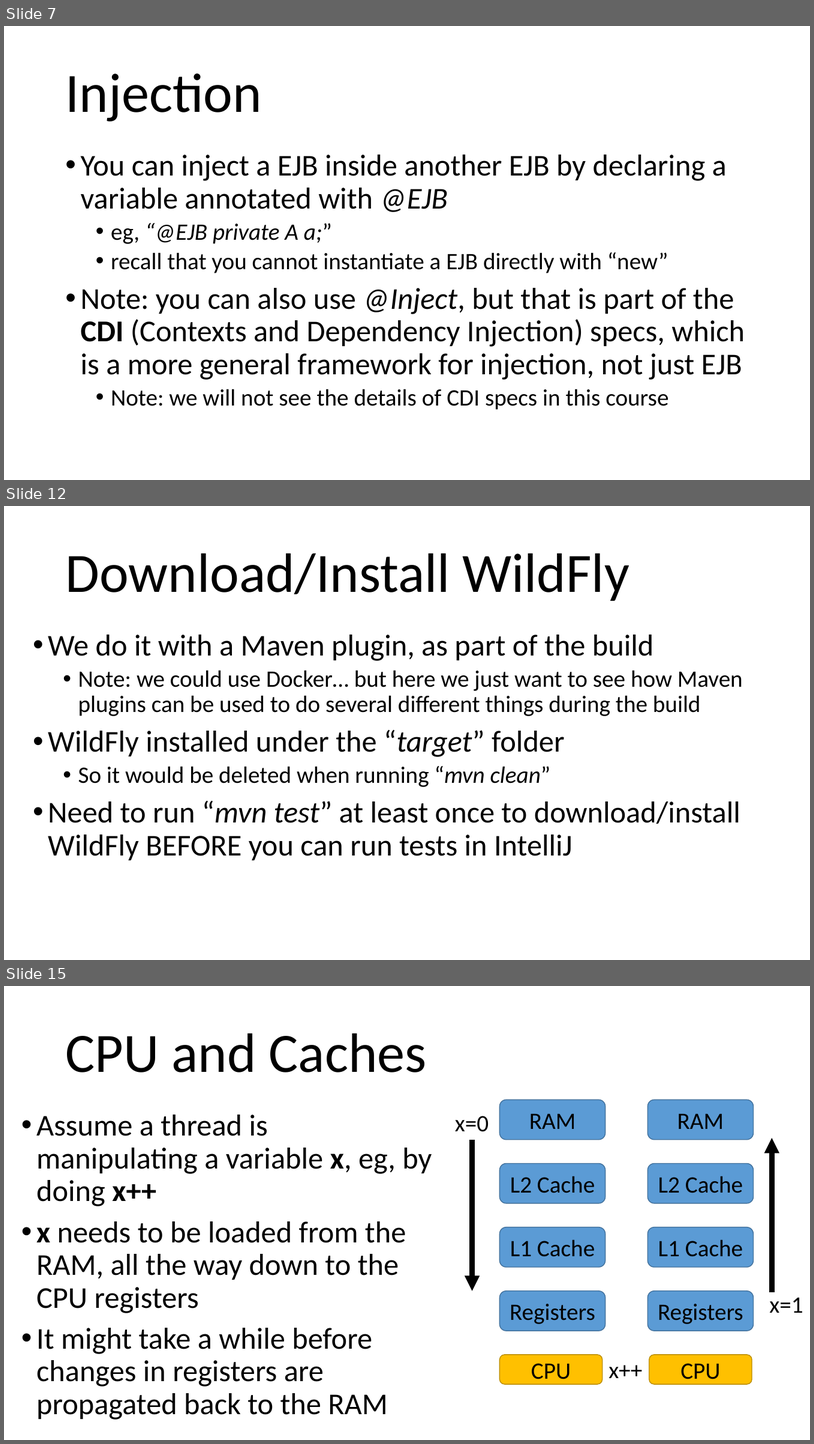
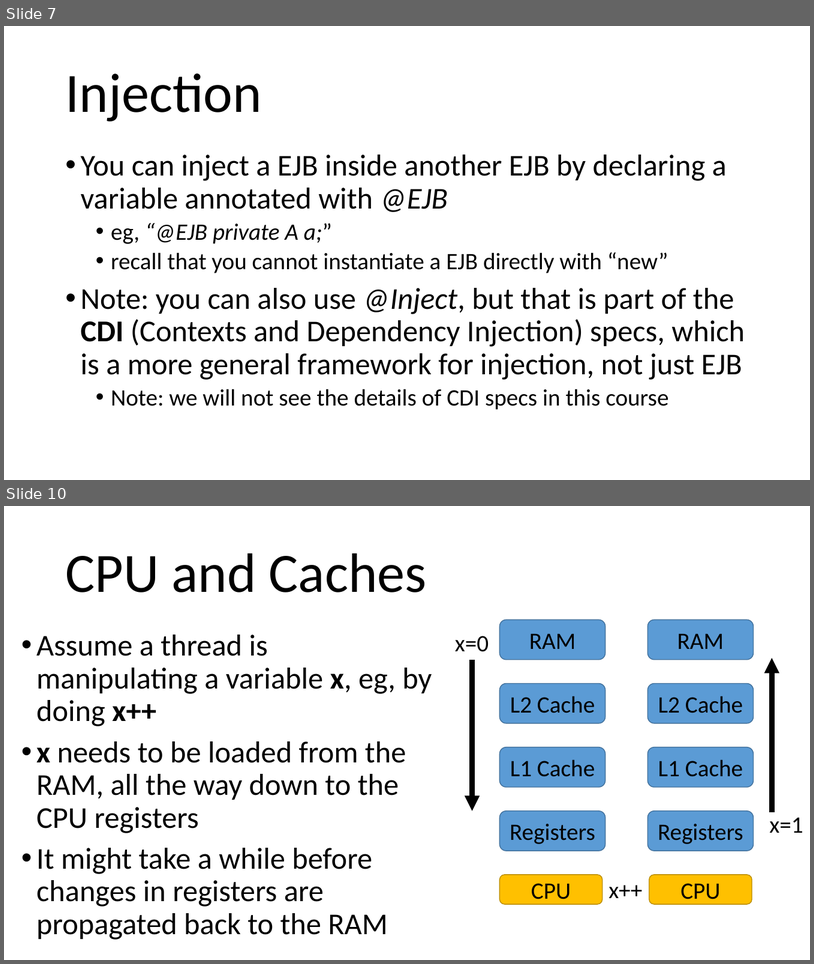
Before and after one commit to arcuri82/testing_security_development_enterprise_systems, a slide deck: doc/intro/slides/lesson_05_ejb.pptx. Shown one above the other, each under a label of ours: slides 7, 12 and 15 before the commit, slides 7 and 10 after it; the slides between them are not shown. The pictures are 814x1444 and 814x964 pixels, drawn with LibreOffice and Linux fonts; fonts in the diff are those of the drawing. Boxes give left, top, right and bottom in pixels: in the first picture for what was removed or moved away, otherwise in the second. Text is boxed around its words. In the diff, an @@ line names an element or a change of style, - is before the commit and + after.

```diff
--- a/doc/intro/slides/lesson_05_ejb.pptx
+++ b/doc/intro/slides/lesson_05_ejb.pptx
@@ slide 12 removed at box(4, 506, 810, 960), background #FFFFFF @@
@@ title removed at box(65, 553, 630, 601) @@
-Download/Install WildFly
@@ text removed at box(48, 634, 743, 860) @@
-• We do it with a Maven plugin, as part of the build
-  • Note: we could use Docker… but here we just want to see how Maven plugins can be used to do several different things during the build
-• WildFly installed under the “target” folder
-  • So it would be deleted when running “mvn clean”
-• Need to run “mvn test” at least once to download/install WildFly BEFORE you can run tests in IntelliJ
@@ what was slide 15 is now slide 10 @@
```
Also in this commit, not shown: 4 slides changed, 4 other slides removed, 4 other files.
